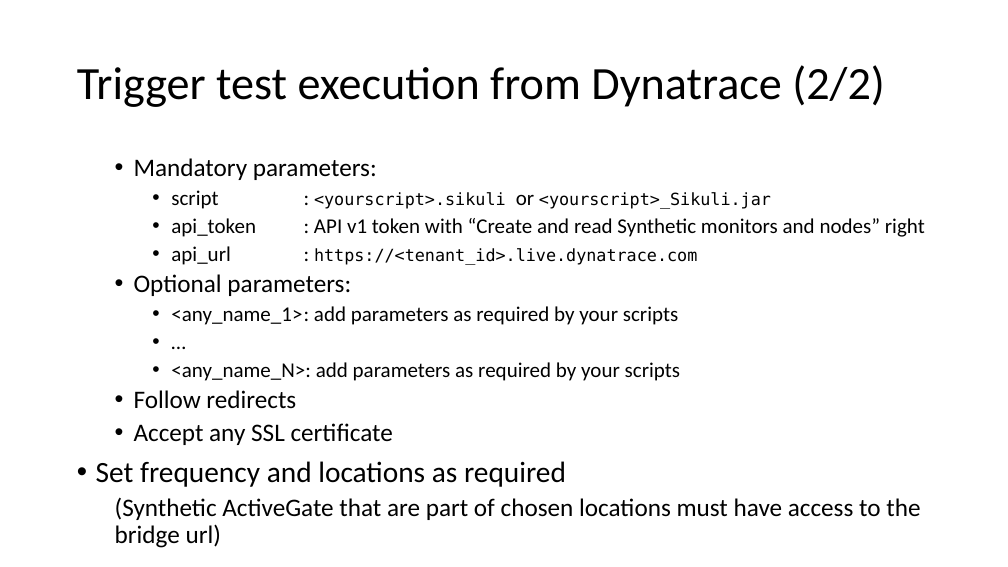
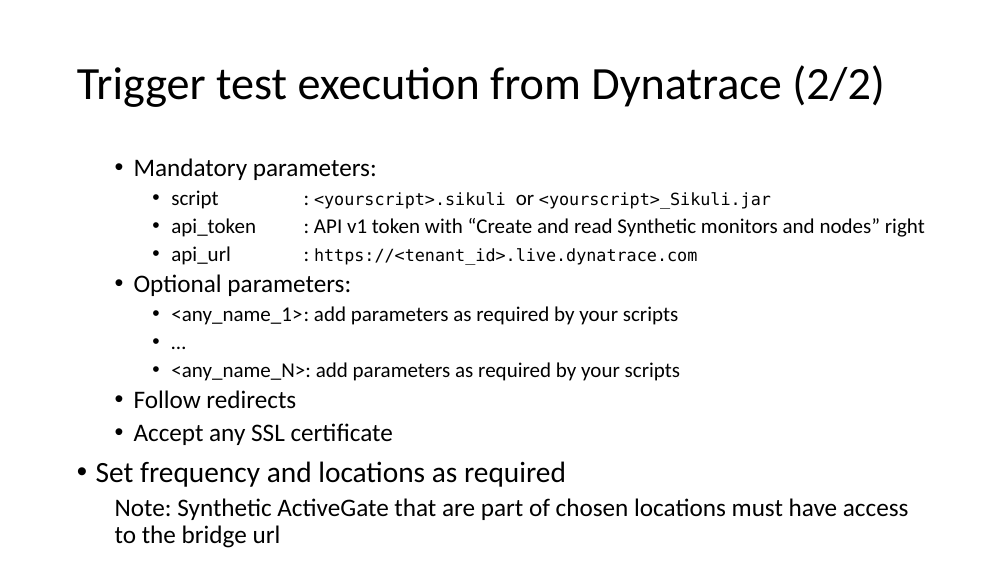
Before and after one commit to LO-RAN/dt_sikulix_bridge, a slide deck: slide 10 of documentation/dt_sikulix_bridge.pptx (slide 8 before the commit). Drawn at 1008x567 pixels with LibreOffice and Linux fonts; fonts in the diff are those of the drawing. Boxes give left, top, right and bottom in pixels: in the first picture for what was removed or moved away, otherwise in the second. Text is boxed around its words. In the diff, an @@ line names an element or a change of style, - is before the commit and + after.

```diff
--- a/documentation/dt_sikulix_bridge.pptx
+++ b/documentation/dt_sikulix_bridge.pptx
@@ text at [115,498,909,548]: text changed @@
-  (Synthetic ActiveGate that are part of chosen locations must have access to the bridge url)
+  Note: Synthetic ActiveGate that are part of chosen locations must have access to the bridge url
```
Also in this commit, not shown: 6 other slides changed, 2 slides added, 1 other file.
